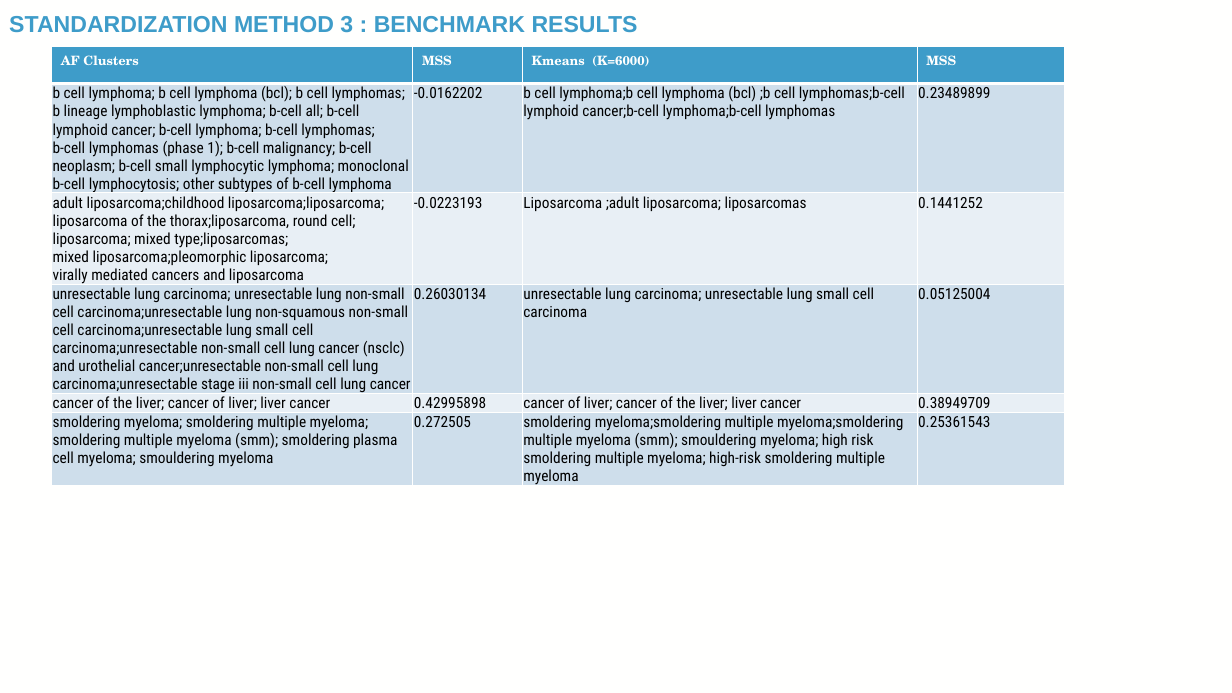
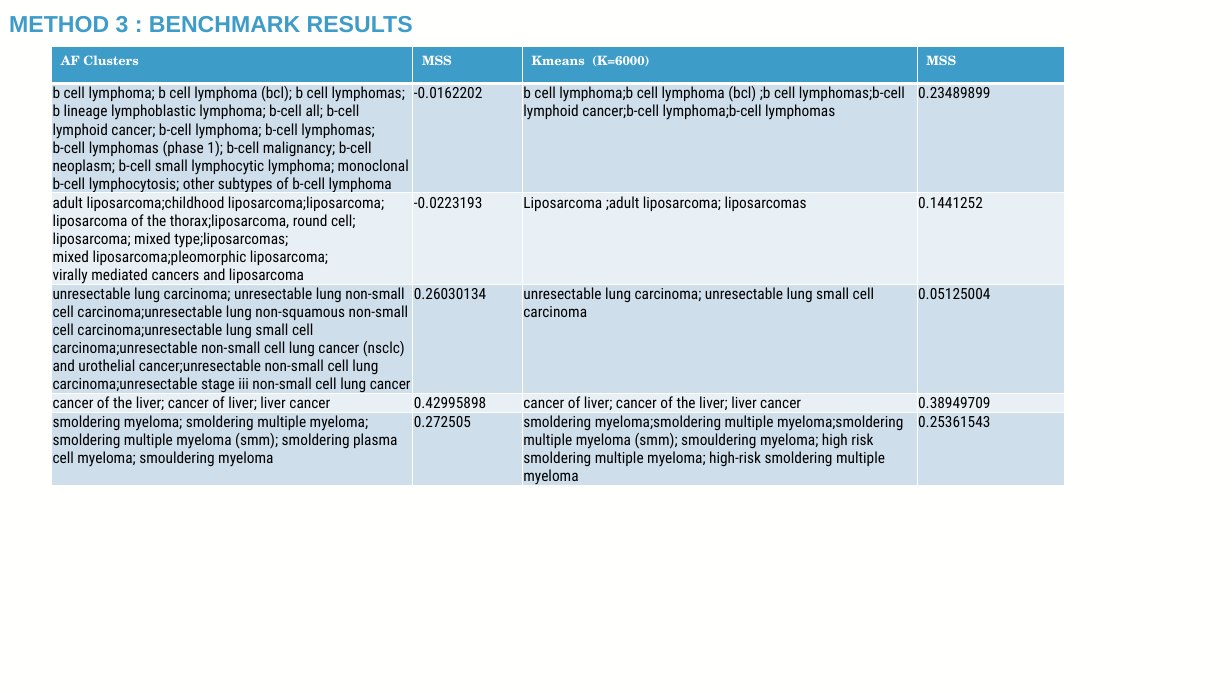
Before and after one commit to TaylorResearchLab/CANTOS, a slide deck: slide 25 of presentations/BIG_2024.pptx (slide 23 before the commit). Drawn at 1232x693 pixels with LibreOffice and Linux fonts; fonts in the diff are those of the drawing; background and template pictures are left out. Boxes give left, top, right and bottom in pixels: in the first picture for what was removed or moved away, otherwise in the second. Text is boxed around its words. In the diff, an @@ line names an element or a change of style, - is before the commit and + after.

Commit message:
adding standardization step to ppt

```diff
--- a/presentations/BIG_2024.pptx
+++ b/presentations/BIG_2024.pptx
@@ title at box(9, 16, 413, 33): text changed @@
-STANDARDIZATION METHOD 3 : BENCHMARK RESULTS
+METHOD 3 : BENCHMARK RESULTS
```
Also in this commit, not shown: 11 other slides changed, 7 slides added, 1 other file.
